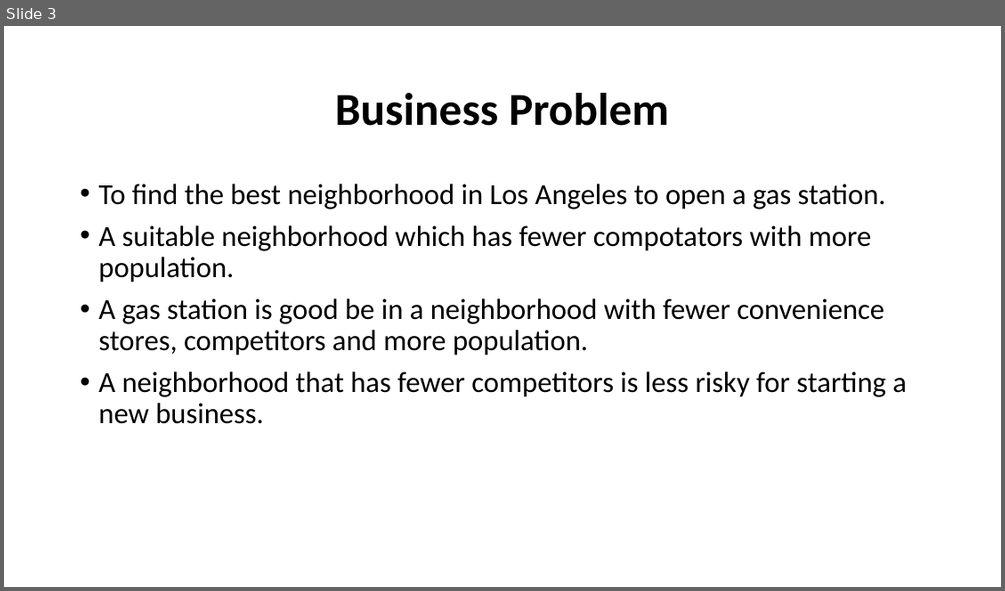
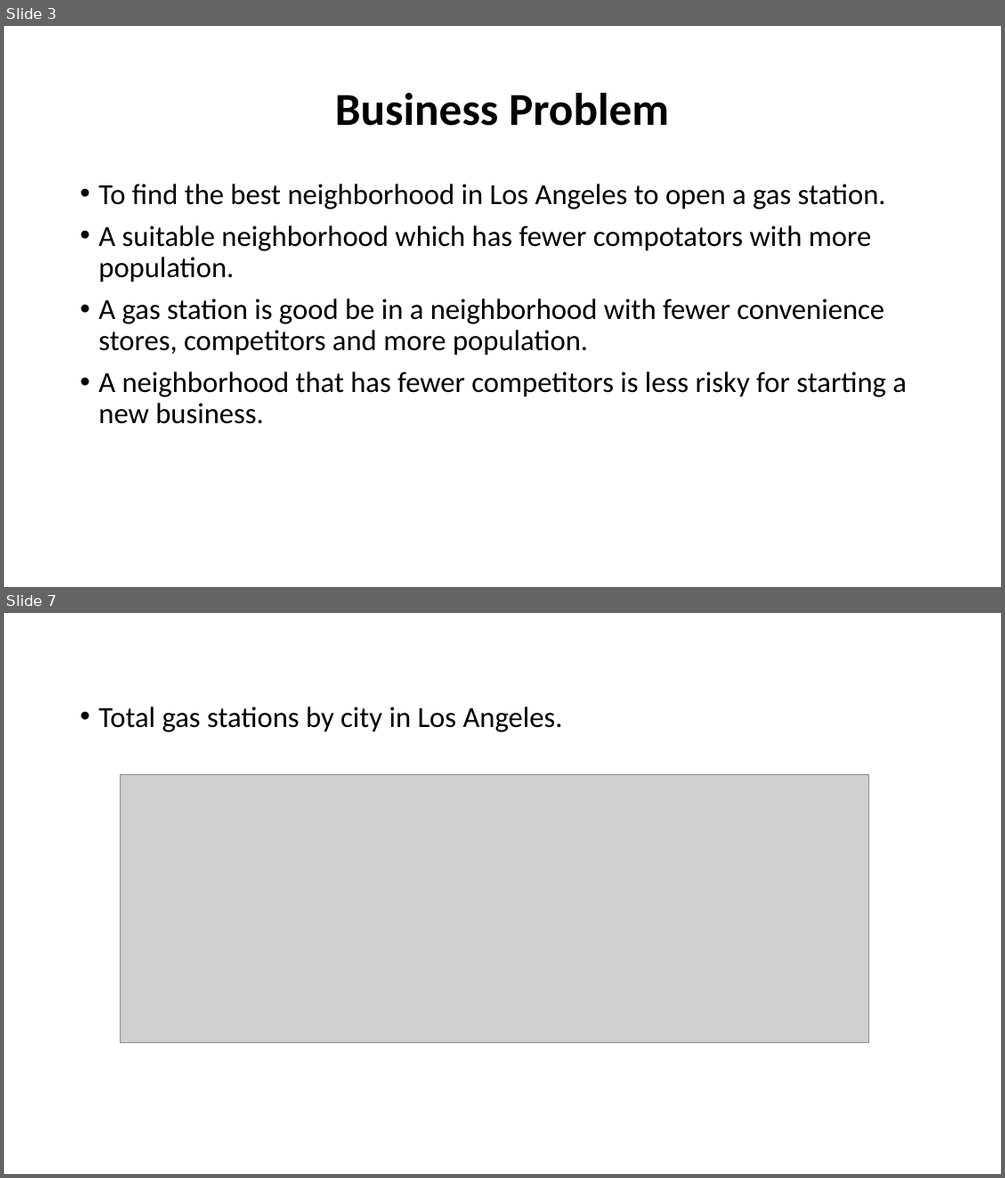
Before and after one commit to manipopuri/Coursera_Capstone, a slide deck: Find the Best Location to Open a Gas Station in Los Angeles.pptx. Shown one above the other, each under a label of ours: slide 3 before the commit, slides 3 and 7 after it; the slides between them are not shown. The pictures are 1005x591 and 1005x1178 pixels, drawn with LibreOffice and Linux fonts; fonts in the diff are those of the drawing; grey boxes stand for pictures. Boxes give left, top, right and bottom in pixels: in the first picture for what was removed or moved away, otherwise in the second. Text is boxed around its words. In the diff, an @@ line names an element or a change of style, - is before the commit and + after.

```diff
--- a/Find the Best Location to Open a Gas Station in Los Angeles.pptx
+++ b/Find the Best Location to Open a Gas Station in Los Angeles.pptx
@@ slide 7 added at [4, 613, 1001, 1174], background #FFFFFF @@
@@ text added at [98, 706, 563, 732], 28 pt, text #000000 @@
+• Total gas stations by city in Los Angeles.
@@ picture added at [120, 774, 869, 1042] @@
```
Also in this commit, not shown: 9 other slides added.
